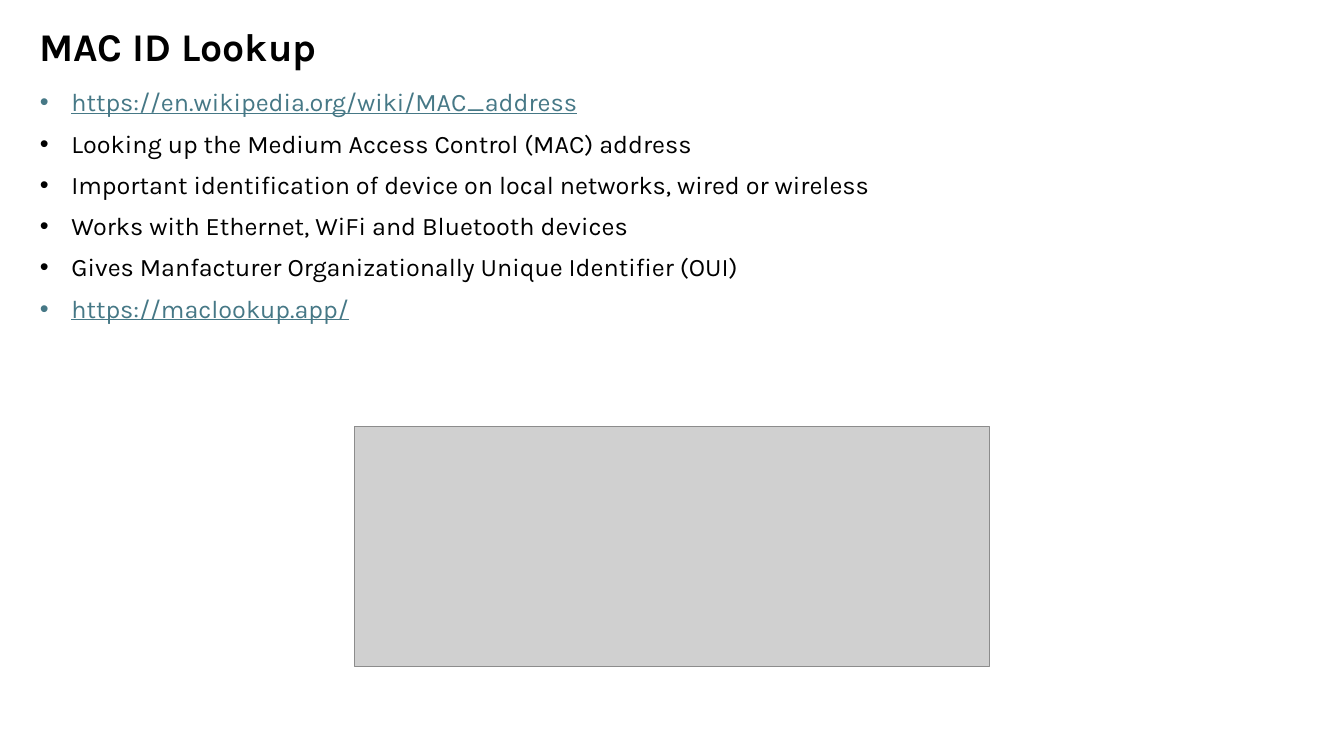
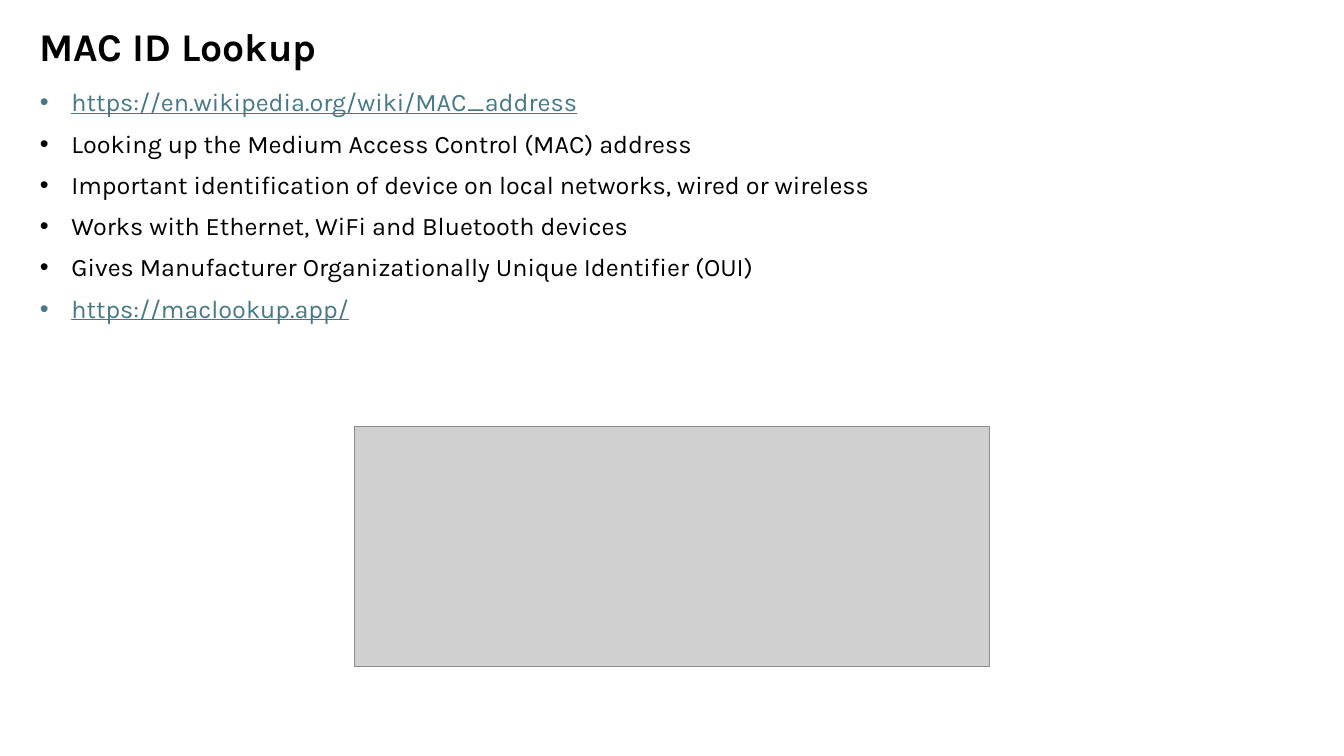
Before and after one commit to nprobert/AutoISAC-ACT-AdvWireless, a slide deck: slide 8 of 1 ACT AW - Intro.pptx (slide 7 before the commit). Drawn at 1344x756 pixels with LibreOffice and Linux fonts; fonts in the diff are those of the drawing; grey boxes stand for pictures. Boxes give left, top, right and bottom in pixels: in the first picture for what was removed or moved away, otherwise in the second. Text is boxed around its words. In the diff, an @@ line names an element or a change of style, - is before the commit and + after.

```diff
--- a/1 ACT AW - Intro.pptx
+++ b/1 ACT AW - Intro.pptx
@@ text at (71,258,753,283): text changed @@
-• Gives Manfacturer Organizationally Unique Identifier (OUI)
+• Gives Manufacturer Organizationally Unique Identifier (OUI)
```
Also in this commit, not shown: 2 other slides changed, 2 other files.
